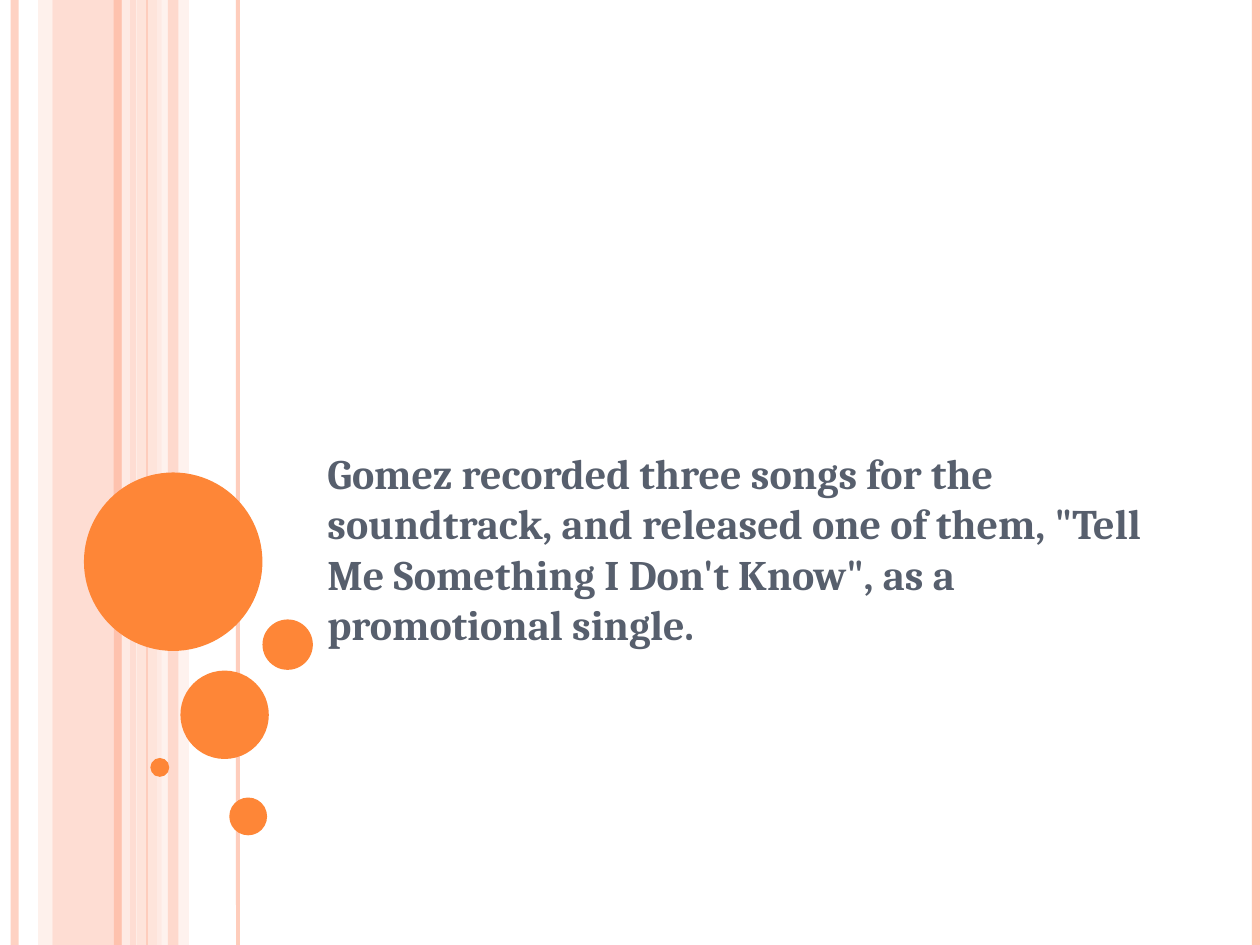
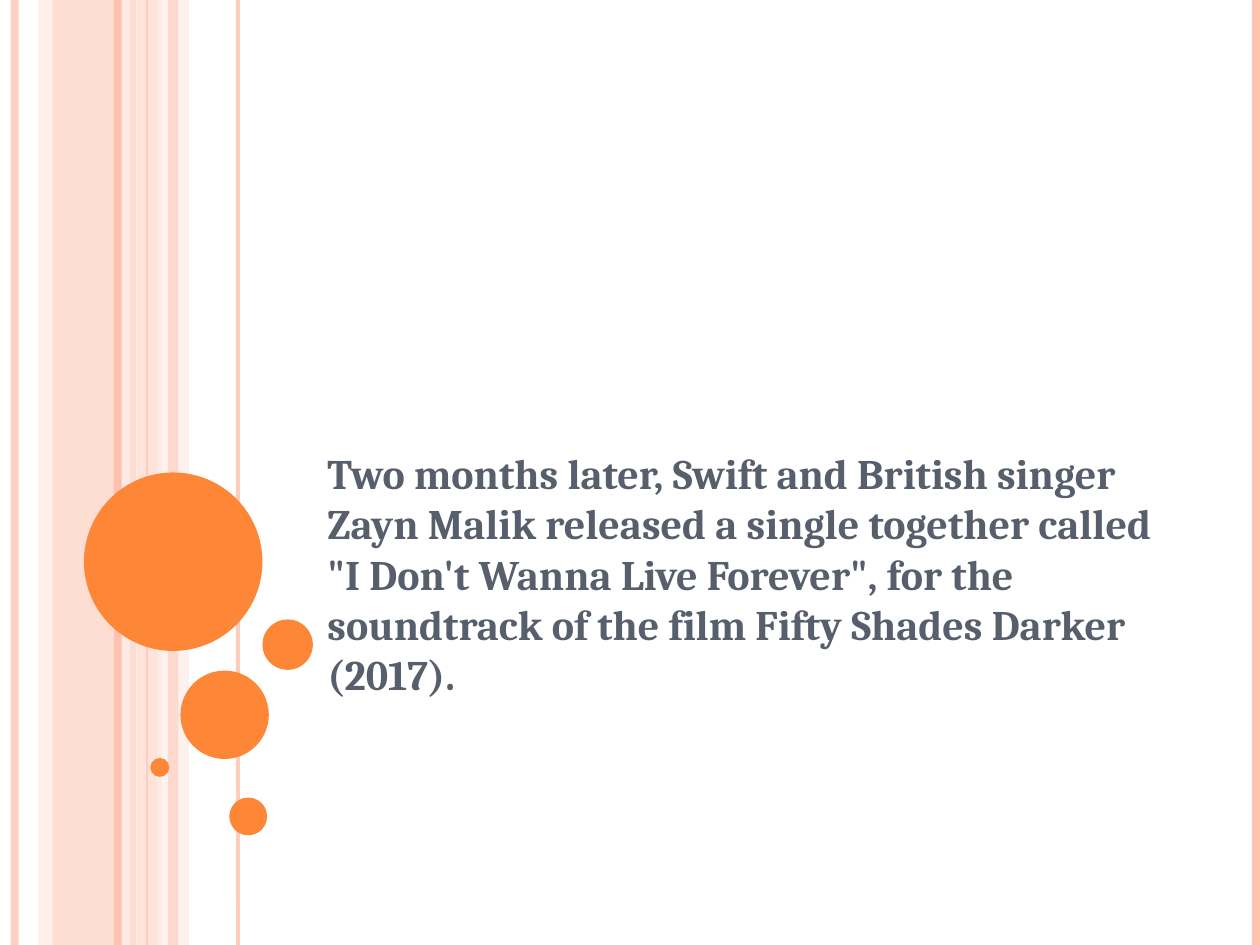
Before and after one commit to surabhi5/instant-ppt, a slide deck: slide 38 of output.pptx (slide 13 before the commit). Drawn at 1260x945 pixels with LibreOffice and Linux fonts; fonts in the diff are those of the drawing. Boxes give left, top, right and bottom in pixels: in the first picture for what was removed or moved away, otherwise in the second. Text is boxed around its words. In the diff, an @@ line names an element or a change of style, - is before the commit and + after.

```diff
--- a/output.pptx
+++ b/output.pptx
@@ subtitle at (327, 459, 1151, 697): text changed @@
-Gomez recorded three songs for the soundtrack, and released one of them, "Tell Me Something I Don't Know", as a promotional single.
+Two months later, Swift and British singer Zayn Malik released a single together called "I Don't Wanna Live Forever", for the soundtrack of the film Fifty Shades Darker (2017).
```
Also in this commit, not shown: 27 other slides changed, 85 slides added, 55 slides removed, 1 other file.
